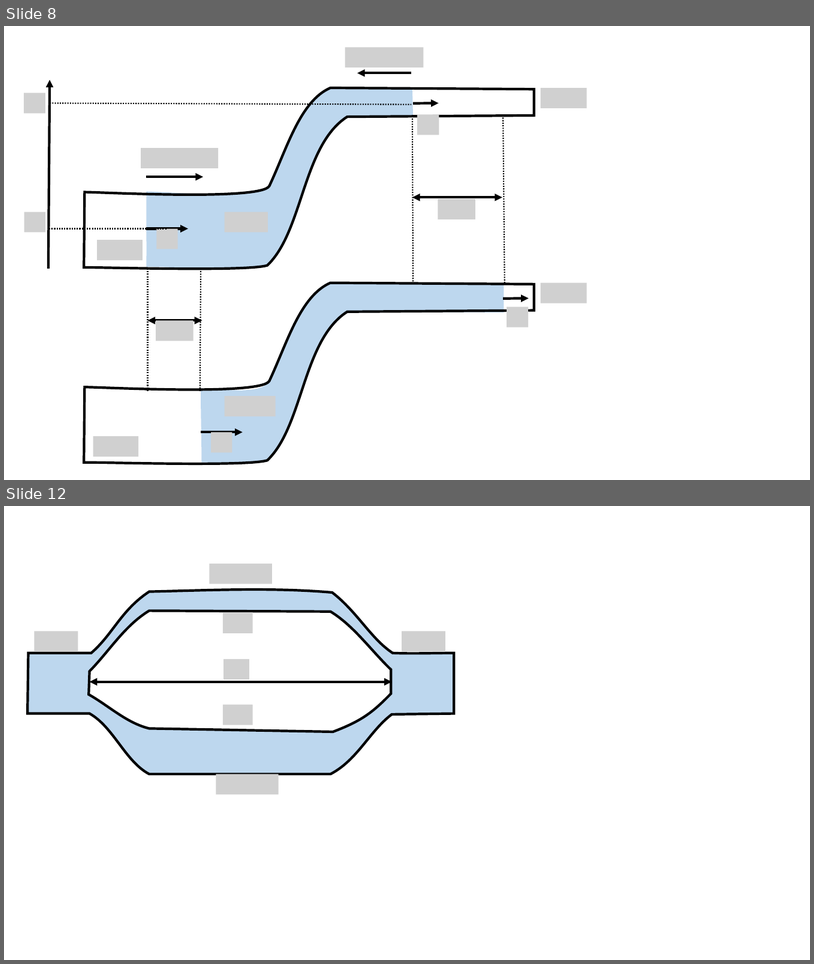
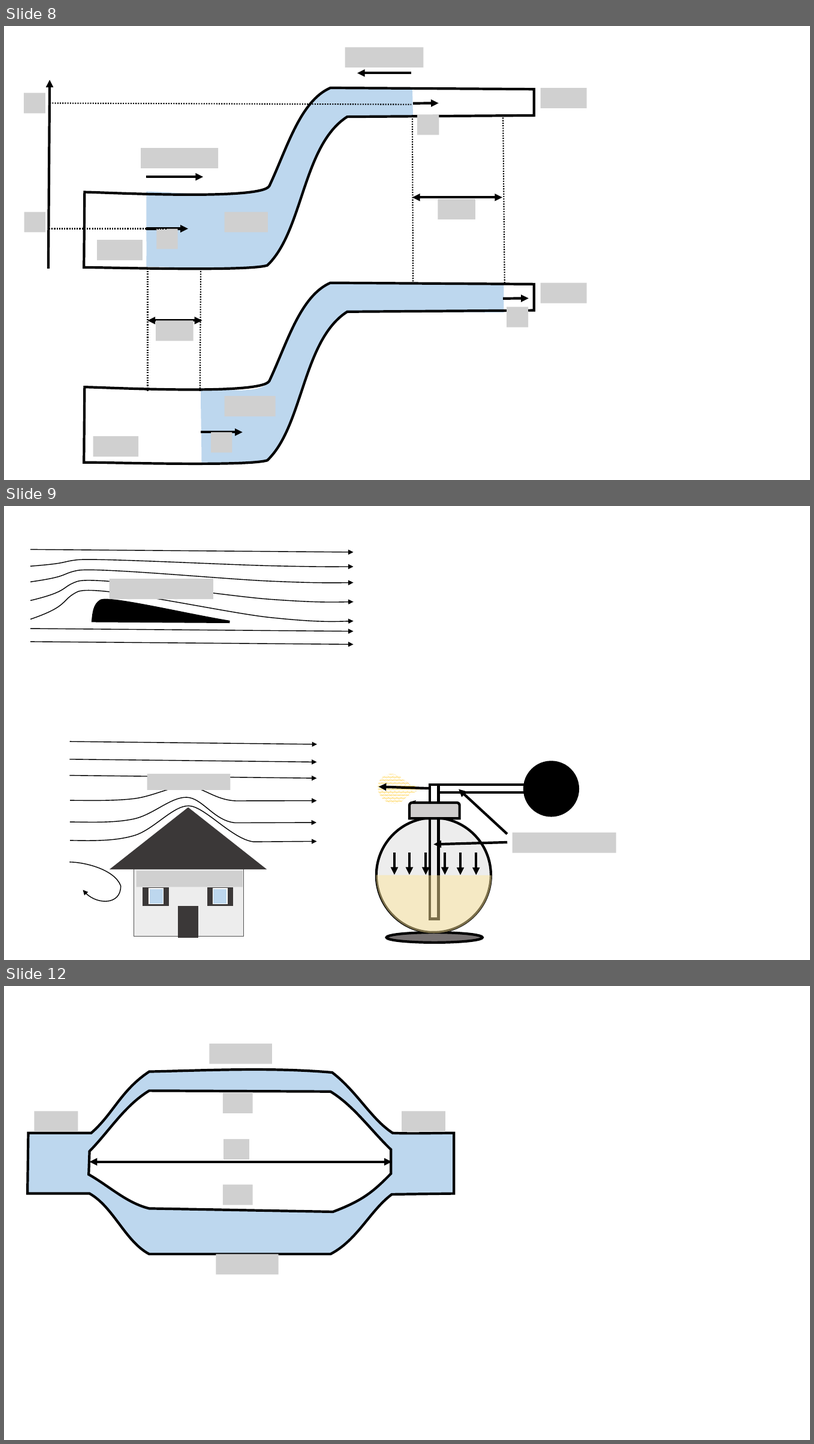
Before and after one commit to OSTP/PhysicsArtofModelling, a slide deck: tex/figures/FluidMechanics/Figures.pptx. Shown one above the other, each under a label of ours: slides 8 and 12 before the commit, slides 8, 9 and 12 after it; the slides between them are not shown. The pictures are 814x964 and 814x1444 pixels, drawn with LibreOffice and Linux fonts; fonts in the diff are those of the drawing; grey boxes stand for pictures. Boxes give left, top, right and bottom in pixels: in the first picture for what was removed or moved away, otherwise in the second. Text is boxed around its words. In the diff, an @@ line names an element or a change of style, - is before the commit and + after.

```diff
--- a/tex/figures/FluidMechanics/Figures.pptx
+++ b/tex/figures/FluidMechanics/Figures.pptx
@@ slide 9 added at (x1=4, y1=506, x2=810, y2=960), background #FFFFFF @@
@@ group added at (x1=30, y1=550, x2=354, y2=645): 5 freeform shapes, 3 arrows, 1 picture @@
@@ group added at (x1=372, y1=762, x2=617, y2=942): 9 arrows, 3 ellipses, 2 rectangles, 1 round same rect, 1 pie slice (boxed as its full ellipse), 1 teardrop, 1 picture @@
@@ group added at (x1=69, y1=741, x2=317, y2=937): 6 rectangles, 4 freeform shapes, 3 arrows, 2 pictures, 1 triangle @@
```
Also in this commit, not shown: 4 slides changed, 1 other slide added, 2 slides removed, 3 other files.
